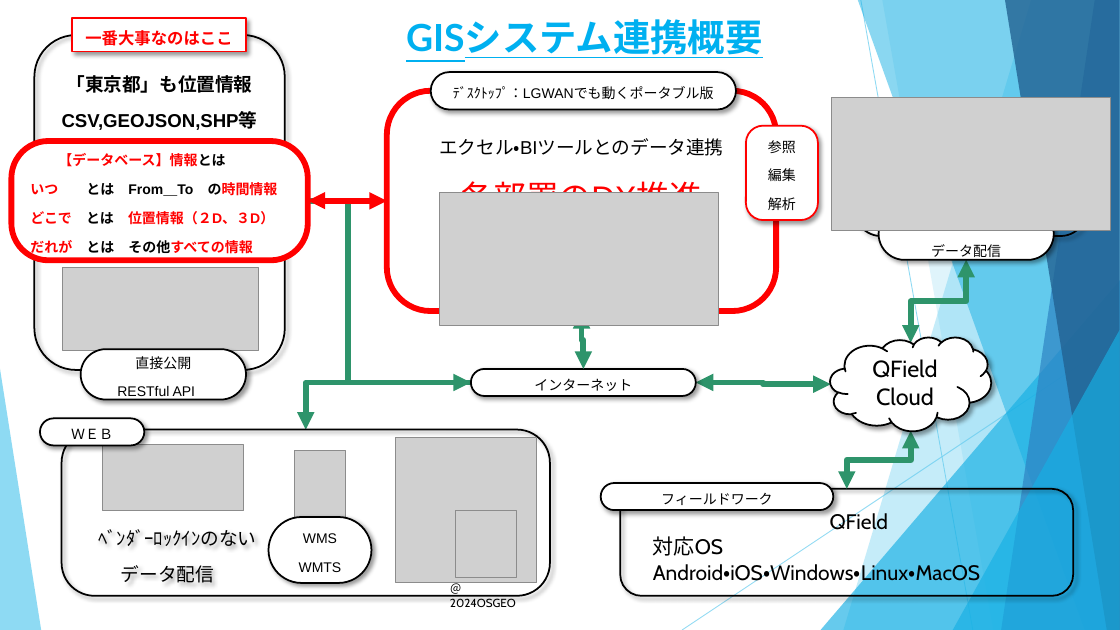
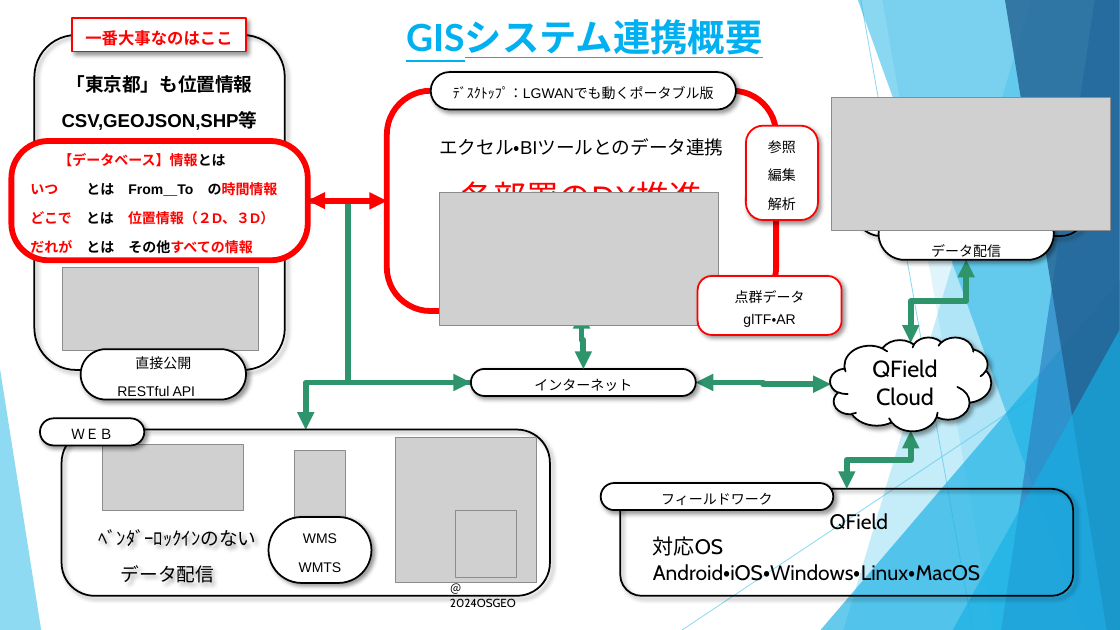
Before and after one commit to yamamoto-ryuzo/portal, a slide deck: slide 1 of パワーポイント/QGISのソリューション.pptx. Drawn at 1120x630 pixels with LibreOffice and Linux fonts; fonts in the diff are those of the drawing; grey boxes stand for pictures. Boxes give left, top, right and bottom in pixels: in the first picture for what was removed or moved away, otherwise in the second. Text is boxed around its words. In the diff, an @@ line names an element or a change of style, - is before the commit and + after.

```diff
--- a/パワーポイント/QGISのソリューション.pptx
+++ b/パワーポイント/QGISのソリューション.pptx
@@ rounded rectangle added at box(698, 276, 842, 335), fill #FFFFFF, outline #FF0000 1.5 pt, 12 pt, text #000000 @@
+点群データ
+glTF・AR
```
Also in this commit, not shown: 1 other file.
